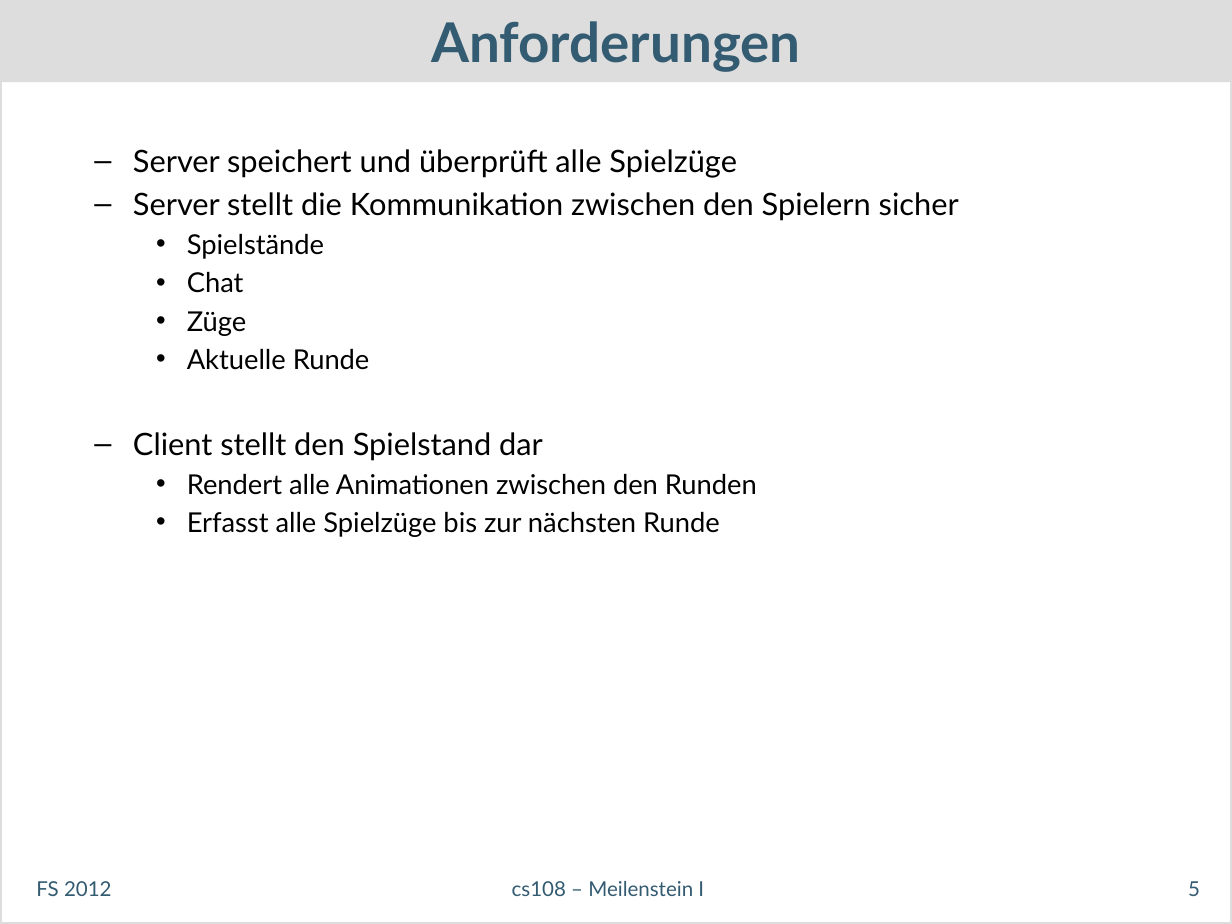
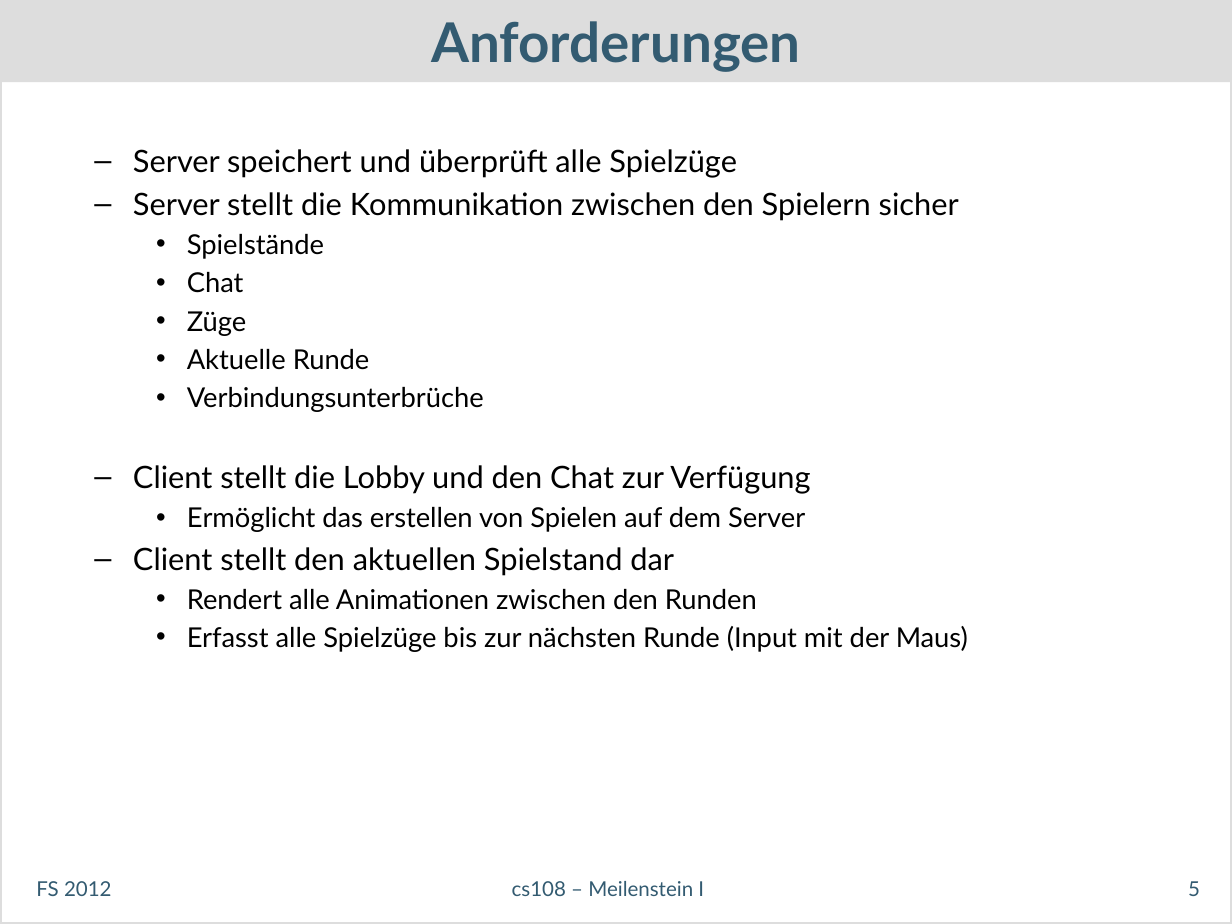
Before and after one commit to dihydrogenmonoxide/CS108, a slide deck: slide 5 of presentations/meilenstein1_v1.pptx. Drawn at 1232x924 pixels with LibreOffice and Linux fonts; fonts in the diff are those of the drawing. Boxes give left, top, right and bottom in pixels: in the first picture for what was removed or moved away, otherwise in the second. Text is boxed around its words. In the diff, an @@ line names an element or a change of style, - is before the commit and + after.

Commit message:
presentation as pdf

```diff
--- a/presentations/meilenstein1_v1.pptx
+++ b/presentations/meilenstein1_v1.pptx
@@ text at (133,387,810,576): text changed @@
-  – Client stellt den Spielstand dar
+    • Verbindungsunterbrüche
+  – Client stellt die Lobby und den Chat zur Verfügung
+    • Ermöglicht das erstellen von Spielen auf dem Server
+  – Client stellt den aktuellen Spielstand dar
@@ text at (187,626,968,652): text changed @@
-    • Erfasst alle Spielzüge bis zur nächsten Runde
+    • Erfasst alle Spielzüge bis zur nächsten Runde (Input mit der Maus)
```
Also in this commit, not shown: 2 other slides changed, 1 slide removed.
